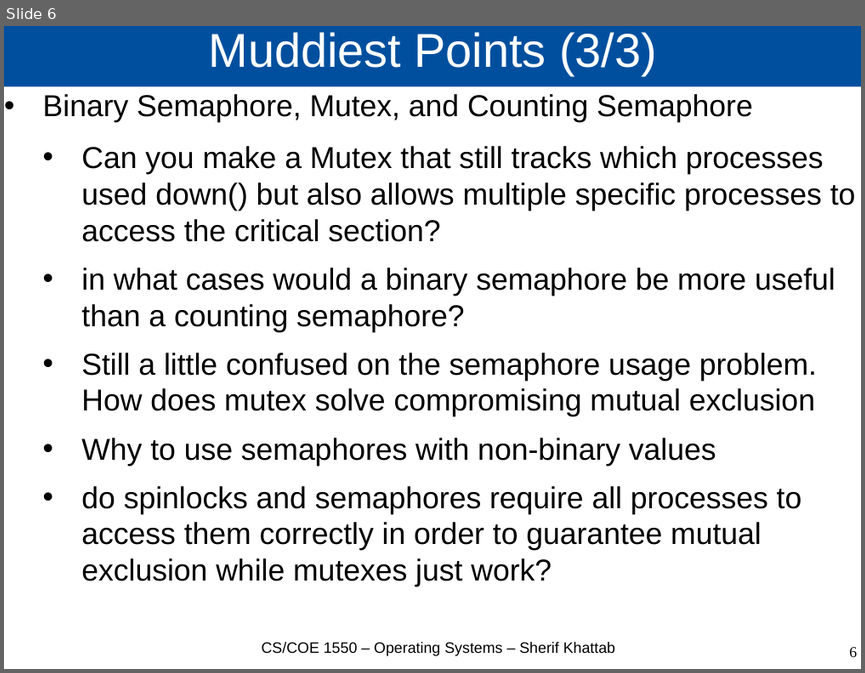
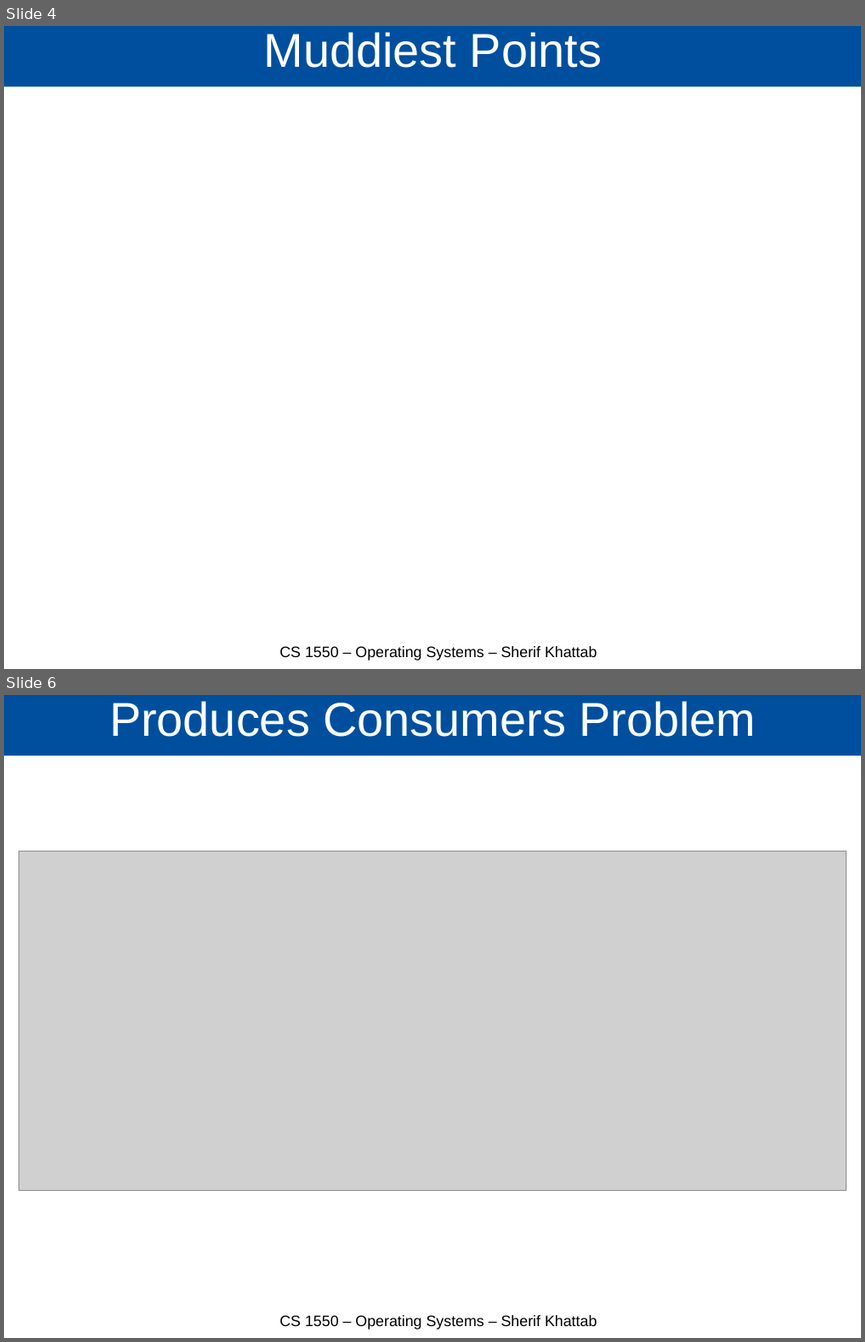
Before and after one commit to cs1550-2224/cs1550-code-handouts, a slide deck: DraftSlides/Lecture7.pptx. Shown one above the other, each under a label of ours: slide 6 before the commit, slides 4 and 6 after it; the slides between them are not shown. The pictures are 865x673 and 865x1342 pixels, drawn with LibreOffice and Linux fonts; fonts in the diff are those of the drawing; grey boxes stand for pictures. Boxes give left, top, right and bottom in pixels: in the first picture for what was removed or moved away, otherwise in the second. Text is boxed around its words. In the diff, an @@ line names an element or a change of style, - is before the commit and + after.

```diff
--- a/DraftSlides/Lecture7.pptx
+++ b/DraftSlides/Lecture7.pptx
@@ slide 6 added at box(4, 695, 861, 1338), background #FFFFFF @@
@@ title added at box(4, 695, 861, 756), fill #004F9E, 44 pt, text #FFFFFF @@
+Produces Consumers Problem
@@ picture added at box(18, 851, 846, 1191) @@
@@ text added at box(279, 1315, 596, 1329), 14 pt, text #000000 @@
+CS 1550 – Operating Systems – Sherif Khattab
@@ what was slide 6 is now slide 4 @@
@@ slide 4 changed as well @@
@@ title at box(264, 32, 602, 68): text changed @@
-Muddiest Points (3/3)
+Muddiest Points
@@ text removed at box(43, 94, 856, 586) @@
-• Binary Semaphore, Mutex, and Counting Semaphore
-  • Can you make a Mutex that still tracks which processes used down() but also allows multiple specific processes to access the critical section?
-  • in what cases would a binary semaphore be more useful than a counting semaphore?
-  • Still a little confused on the semaphore usage problem. How does mutex solve compromising mutual exclusion
-  • Why to use semaphores with non-binary values
-  • do spinlocks and semaphores require all processes to access them correctly in order to guarantee mutual exclusion while mutexes just work?
@@ text at box(279, 646, 596, 660): text changed @@
-CS/COE 1550 – Operating Systems – Sherif Khattab
+CS 1550 – Operating Systems – Sherif Khattab
@@ page number removed at box(849, 646, 857, 657) @@
-6
```
Also in this commit, not shown: 3 other slides changed, 6 other slides added, 2 slides removed, 1 other file.
